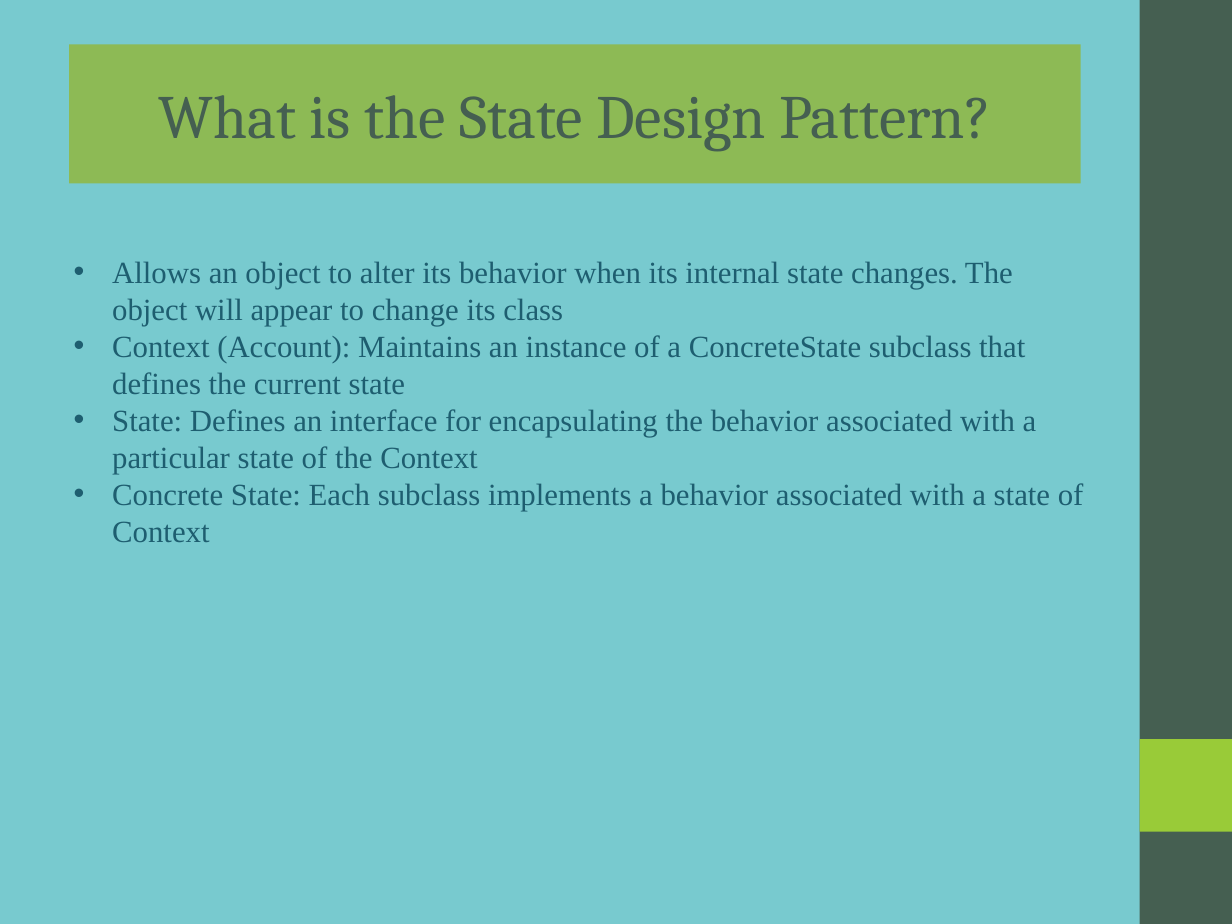
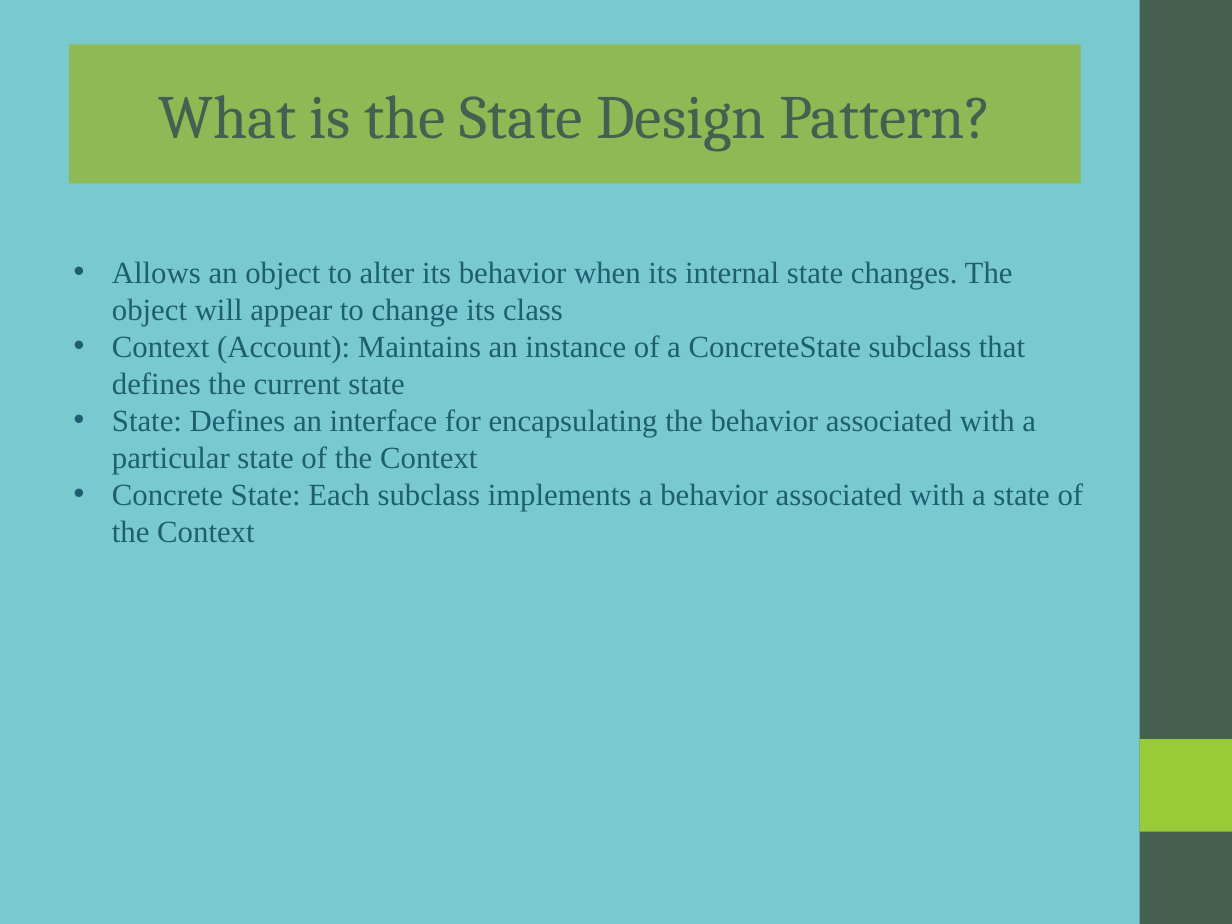
Before and after one commit to rzuniga64/java, a slide deck: slide 1 of design_patterns/src/behavorial/state/docs/state.ppt. Drawn at 1232x924 pixels with LibreOffice and Linux fonts; fonts in the diff are those of the drawing. Boxes give left, top, right and bottom in pixels: in the first picture for what was removed or moved away, otherwise in the second. Text is boxed around its words. In the diff, an @@ line names an element or a change of style, - is before the commit and + after.

```diff
--- a/design_patterns/src/behavorial/state/docs/state.ppt
+++ b/design_patterns/src/behavorial/state/docs/state.ppt
@@ text at box(112, 483, 1084, 542): text changed @@
-• Concrete State: Each subclass implements a behavior associated with a state of Context
+• Concrete State: Each subclass implements a behavior associated with a state of the Context
```
Also in this commit, not shown: 1 other slide changed, 7 other files.
